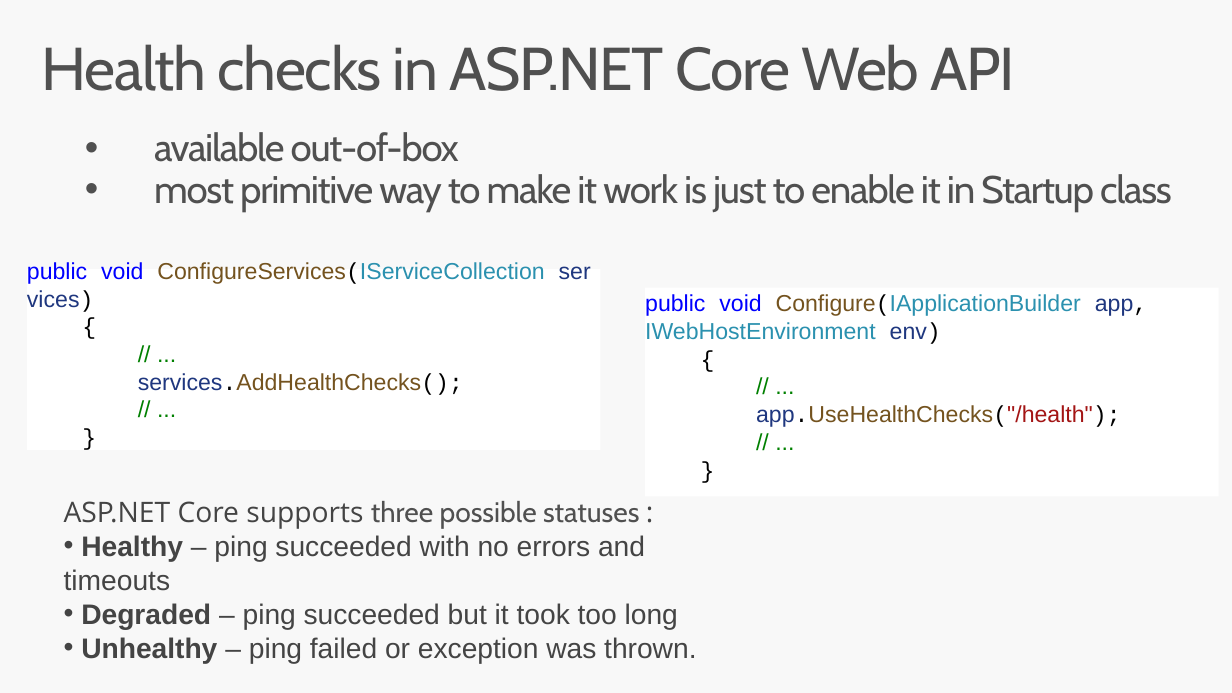
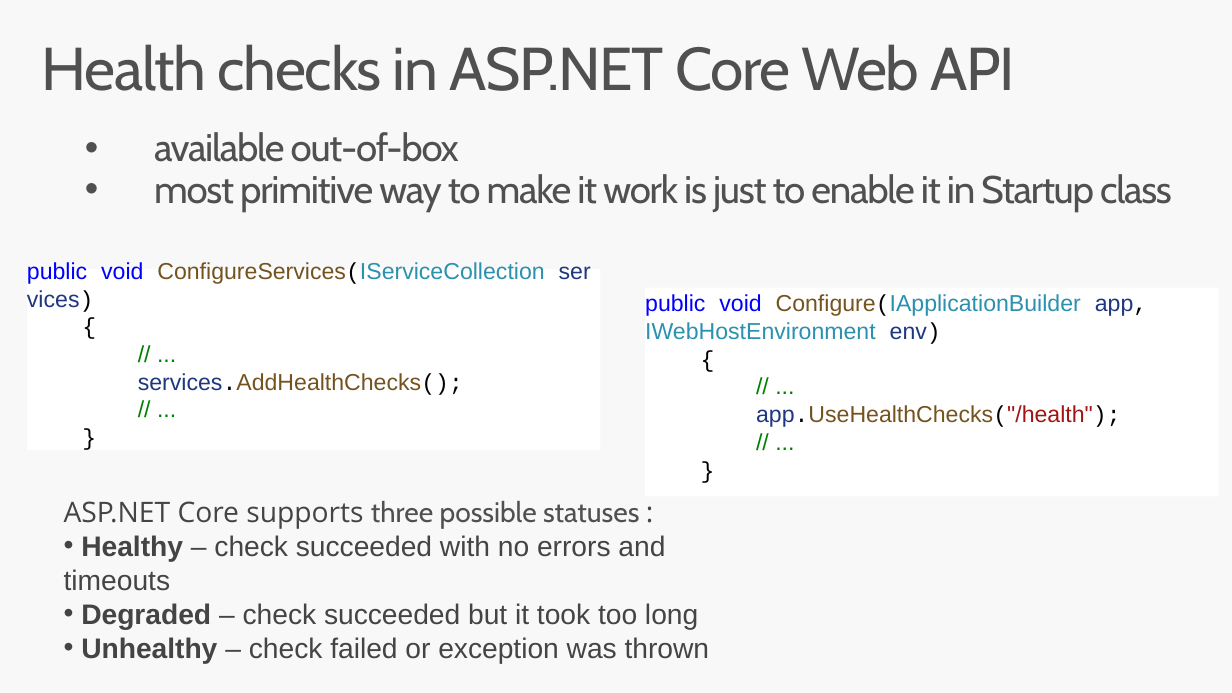
Before and after one commit to DudnykOleksandr/HealthMonitoring, a slide deck: slide 4 of docs/HealthMonitoring.pptx. Drawn at 1232x693 pixels with LibreOffice and Linux fonts; fonts in the diff are those of the drawing. Boxes give left, top, right and bottom in pixels: in the first picture for what was removed or moved away, otherwise in the second. Text is boxed around its words. In the diff, an @@ line names an element or a change of style, - is before the commit and + after.

```diff
--- a/docs/HealthMonitoring.pptx
+++ b/docs/HealthMonitoring.pptx
@@ text at [64,535,710,664]: text changed @@
-• Healthy – ping succeeded with no errors and timeouts
-• Degraded – ping succeeded but it took too long
-• Unhealthy – ping failed or exception was thrown.
+• Healthy – check succeeded with no errors and timeouts
+• Degraded – check succeeded but it took too long
+• Unhealthy – check failed or exception was thrown
```
Also in this commit, not shown: 4 other files.
